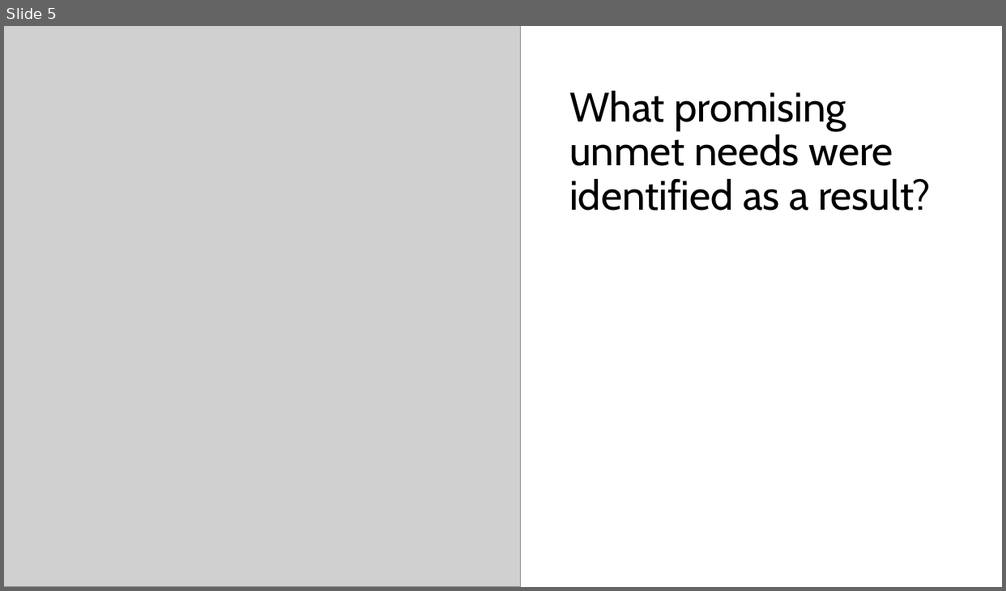
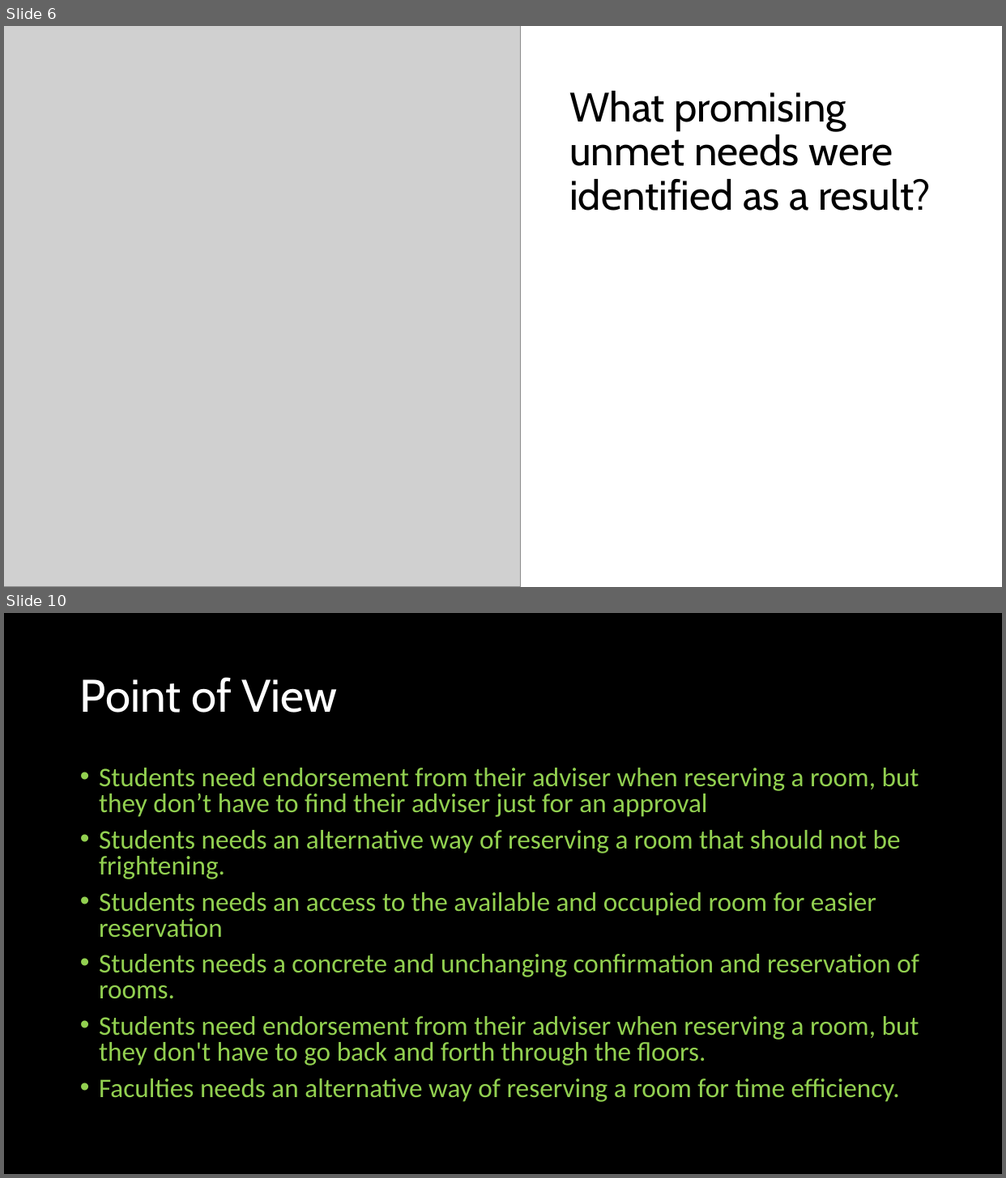
Before and after one commit to bmdelacruz2/userdesmi182A1-bmdelacruz2-ayrealiza, a slide deck: NeedfindingPresentation.pptx. Shown one above the other, each under a label of ours: slide 5 before the commit, slides 6 and 10 after it; the slides between them are not shown. The pictures are 1006x591 and 1006x1178 pixels, drawn with LibreOffice and Linux fonts; fonts in the diff are those of the drawing; grey boxes stand for pictures; background and template pictures are left out. Boxes give left, top, right and bottom in pixels: in the first picture for what was removed or moved away, otherwise in the second. Text is boxed around its words. In the diff, an @@ line names an element or a change of style, - is before the commit and + after.

```diff
--- a/NeedfindingPresentation.pptx
+++ b/NeedfindingPresentation.pptx
@@ slide 10 added at (x1=4, y1=613, x2=1002, y2=1174), background picture (left out) @@
@@ title added at (x1=80, y1=677, x2=338, y2=713), 44 pt, text #FFFFFF @@
+Point of View
@@ text added at (x1=99, y1=768, x2=919, y2=1102), 25.9 pt, text #92D050 @@
+• Students need endorsement from their adviser when reserving a room, but they don’t have to find their adviser just for an approval
+• Students needs an alternative way of reserving a room that should not be frightening.
+• Students needs an access to the available and occupied room for easier reservation
+• Students needs a concrete and unchanging confirmation and reservation of rooms.
+• Students need endorsement from their adviser when reserving a room, but they don't have to go back and forth through the floors.
+• Faculties needs an alternative way of reserving a room for time efficiency.
@@ what was slide 5 is now slide 6 @@
```
Also in this commit, not shown: 4 other slides added.
